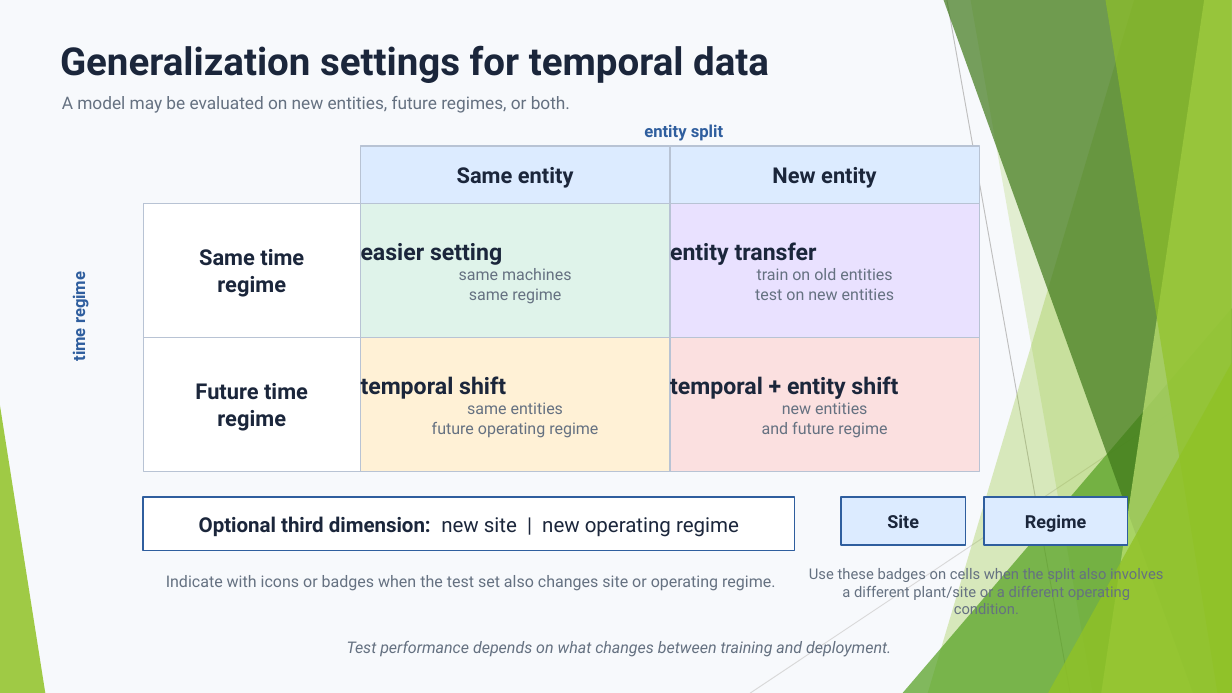
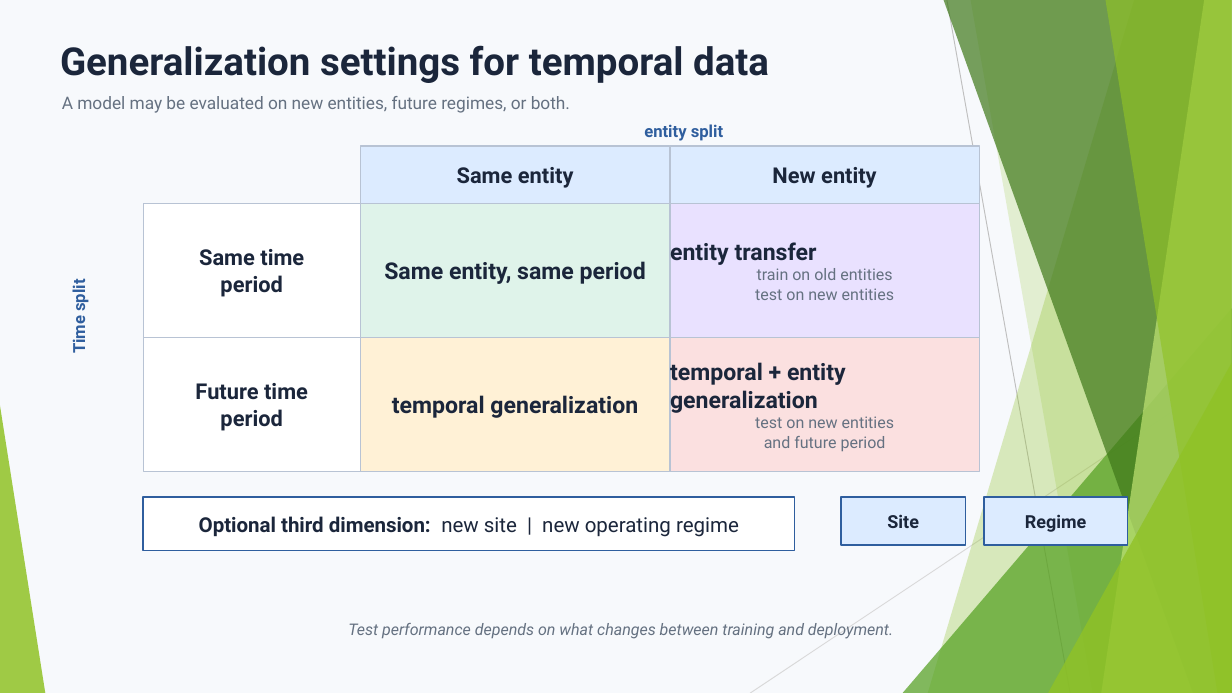
Before and after one commit to FranzGH/timeseries, a slide deck: slide 11 of Slides/02 Training, Validation, Test and Data Leakage.pptx. Drawn at 1232x693 pixels with LibreOffice and Linux fonts; fonts in the diff are those of the drawing. Boxes give left, top, right and bottom in pixels: in the first picture for what was removed or moved away, otherwise in the second. Text is boxed around its words. In the diff, an @@ line names an element or a change of style, - is before the commit and + after.

Commit message:
L1 and L2 pre-lectures

```diff
--- a/Slides/02 Training, Validation, Test and Data Leakage.pptx
+++ b/Slides/02 Training, Validation, Test and Data Leakage.pptx
@@ text in rectangle at [384, 261, 646, 284]: text changed; size 12.5 to 18 pt; text colour #657181 to #1B263B; bold on @@
-easier setting
-same machines
-same regime
+Same entity, same period
@@ text at [68, 282, 90, 353]: text changed @@
-time regime
+Time split
@@ text in rectangle at [220, 275, 283, 297]: text changed @@
-regime
+period
@@ text in rectangle at [670, 359, 894, 451]: text changed @@
-temporal + entity shift
-new entities
-and future regime
+temporal + entity generalization
+test on new entities
+and future period
@@ text in rectangle at [220, 409, 283, 431]: text changed @@
-regime
+period
@@ text in rectangle at [392, 395, 638, 418]: text changed; size 12.5 to 18 pt; text colour #657181 to #1B263B; bold on @@
-temporal shift
-same entities
-future operating regime
+temporal generalization
@@ text removed at [809, 565, 1163, 619] @@
-Use these badges on cells when the split also involves a different plant/site or a different operating condition.
@@ text removed at [166, 575, 775, 591] @@
-Indicate with icons or badges when the test set also changes site or operating regime.
@@ text "Test performance depends on what ...": place and size @@
-text "Test performance depends on what ..." at [347, 641, 891, 657]
+text "Test performance depends on what ..." at [348, 623, 893, 639]
```
Also in this commit, not shown: 78 other slides changed, 1 slide added, 1 slide removed, 1 other file.
